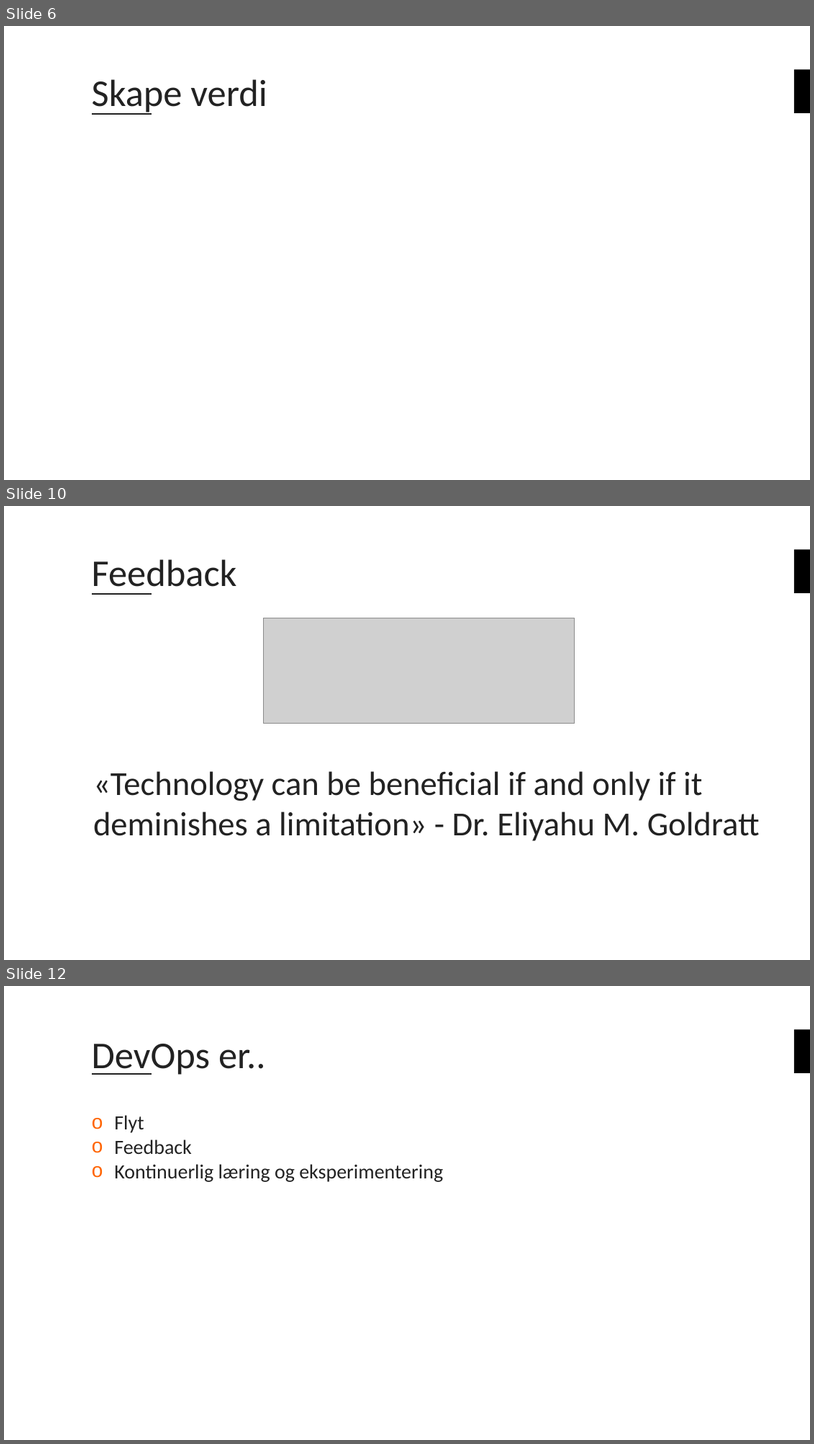
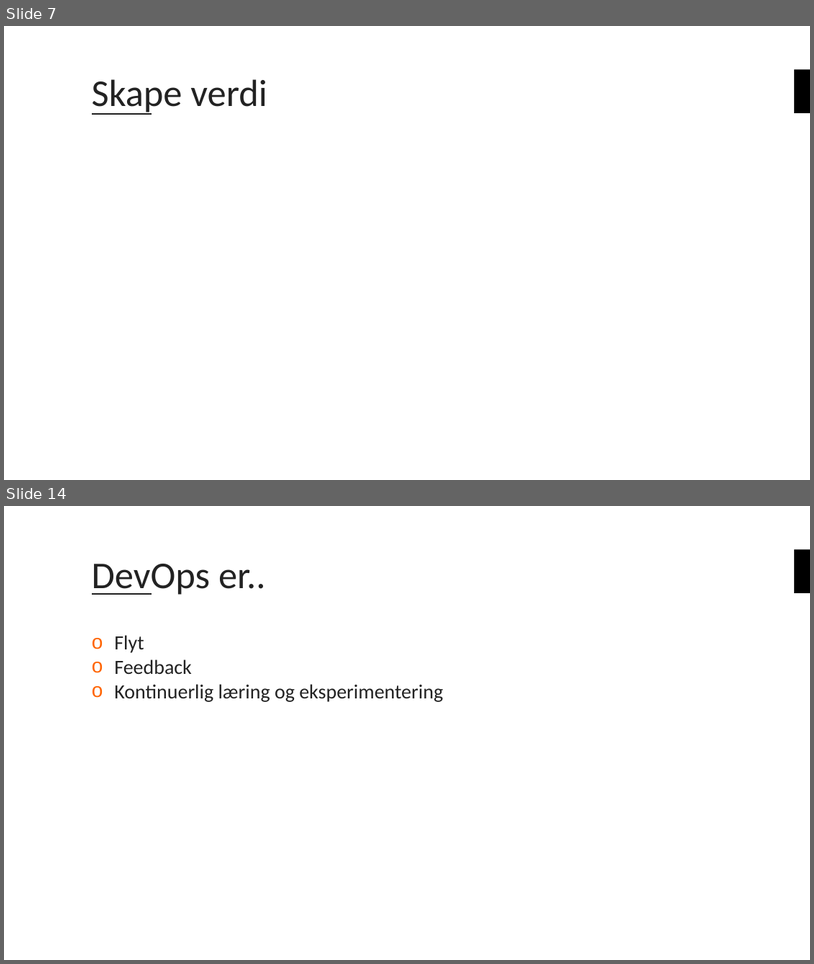
Before and after one commit to bouvet/azure-workshops, a slide deck: Workshop_2/Presentasjon/Azureskolen-Workshop#2.pptx. Shown one above the other, each under a label of ours: slides 6, 10 and 12 before the commit, slides 7 and 14 after it; the slides between them are not shown. The pictures are 814x1444 and 814x964 pixels, drawn with LibreOffice and Linux fonts; fonts in the diff are those of the drawing; grey boxes stand for pictures; background and template pictures are left out. Boxes give left, top, right and bottom in pixels: in the first picture for what was removed or moved away, otherwise in the second. Text is boxed around its words. In the diff, an @@ line names an element or a change of style, - is before the commit and + after.

```diff
--- a/Workshop_2/Presentasjon/Azureskolen-Workshop#2.pptx
+++ b/Workshop_2/Presentasjon/Azureskolen-Workshop#2.pptx
@@ slide 10 removed at box(4, 506, 810, 960), background #FFFFFF; not listed: 2 template elements that a slide beside it also shows @@
@@ title removed at box(92, 559, 237, 595) @@
-Feedback
@@ picture removed at box(263, 618, 574, 723) @@
@@ rectangle removed at box(57, 758, 782, 872) @@
-  «Technology can be beneficial if and only if it deminishes a limitation» - Dr. Eliyahu M. Goldratt
@@ what was slide 6 is now slide 7 @@
@@ what was slide 12 is now slide 14 @@
```
Also in this commit, not shown: 3 slides changed, 4 slides added, 1 other slide removed.
